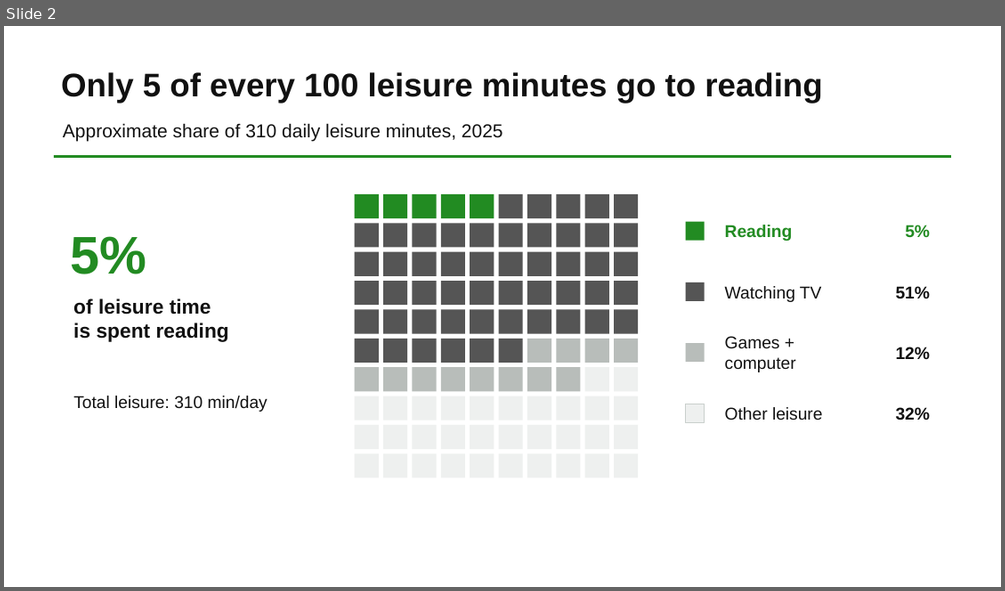
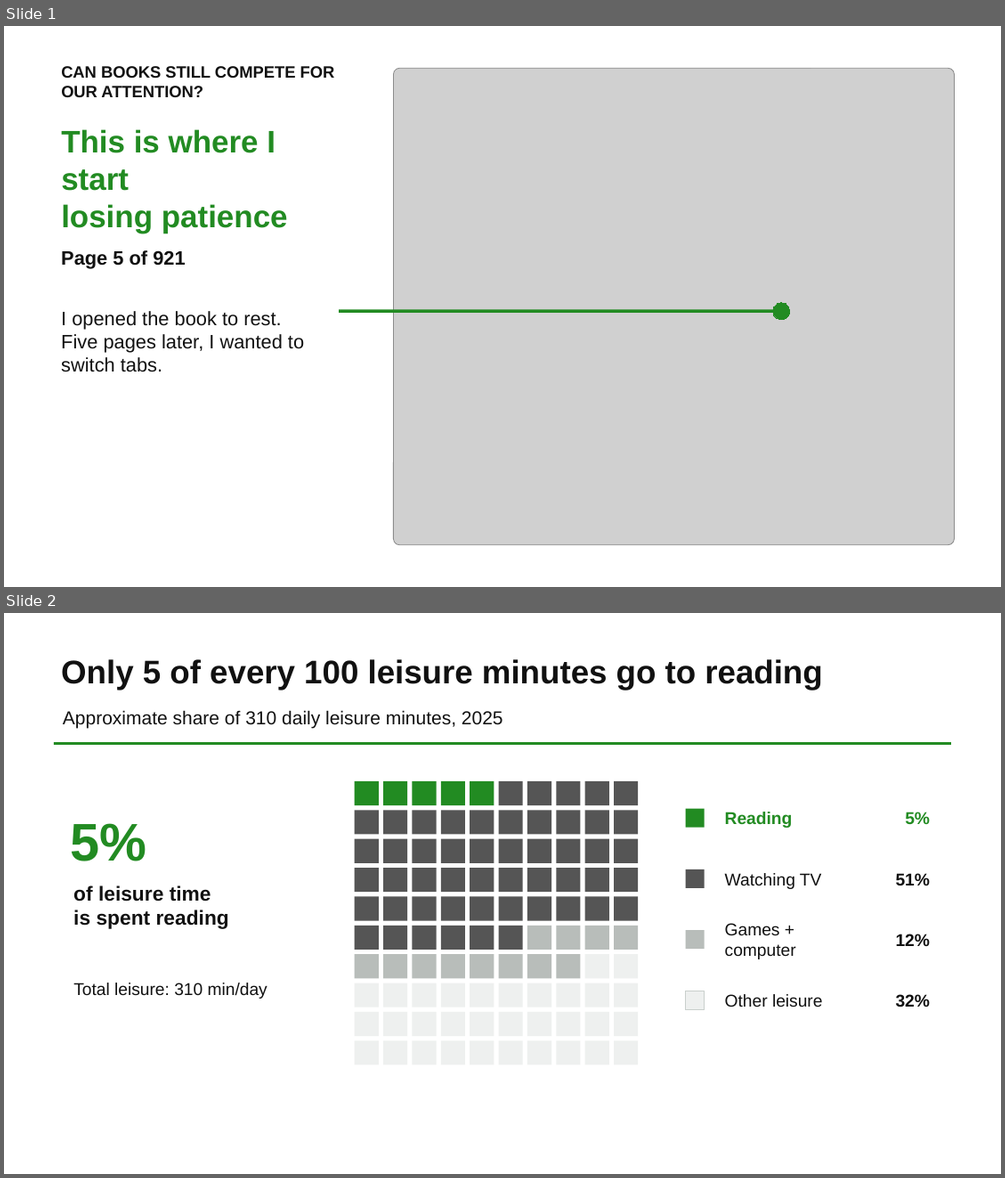
Before and after one commit to yIRaNli-lyr/yiran-li-tswd-portfolio, a slide deck: final-project-assets/reading-attention-storyboard.pptx. Shown one above the other, each under a label of ours: slide 2 before the commit, slides 1 and 2 after it. The pictures are 1005x591 and 1005x1178 pixels, drawn with LibreOffice and Linux fonts; fonts in the diff are those of the drawing; grey boxes stand for pictures. Boxes give left, top, right and bottom in pixels: in the first picture for what was removed or moved away, otherwise in the second. Text is boxed around its words. In the diff, an @@ line names an element or a change of style, - is before the commit and + after.

```diff
--- a/final-project-assets/reading-attention-storyboard.pptx
+++ b/final-project-assets/reading-attention-storyboard.pptx
@@ slide 1 added at box(4, 26, 1001, 587), background #FFFFFF @@
@@ text added at box(61, 66, 335, 97), 15.8 pt, text #111111, bold @@
+CAN BOOKS STILL COMPETE FOR OUR ATTENTION?
@@ picture added at box(394, 68, 955, 545) @@
@@ text added at box(61, 129, 288, 233), 30 pt, text #228B22, bold @@
+This is where I start
+losing patience
@@ text added at box(61, 250, 185, 269), 18.8 pt, text #111111, bold @@
+Page 5 of 921
@@ text added at box(61, 311, 304, 372), 18.8 pt, text #111111 @@
+I opened the book to rest.
+Five pages later, I wanted to switch tabs.
@@ rectangle added at box(339, 309, 780, 313), fill #228B22 @@
@@ ellipse added at box(773, 303, 790, 320), fill #228B22, outline #228B22 0 pt @@
```
Also in this commit, not shown: 1 slide removed, 1 other file.
